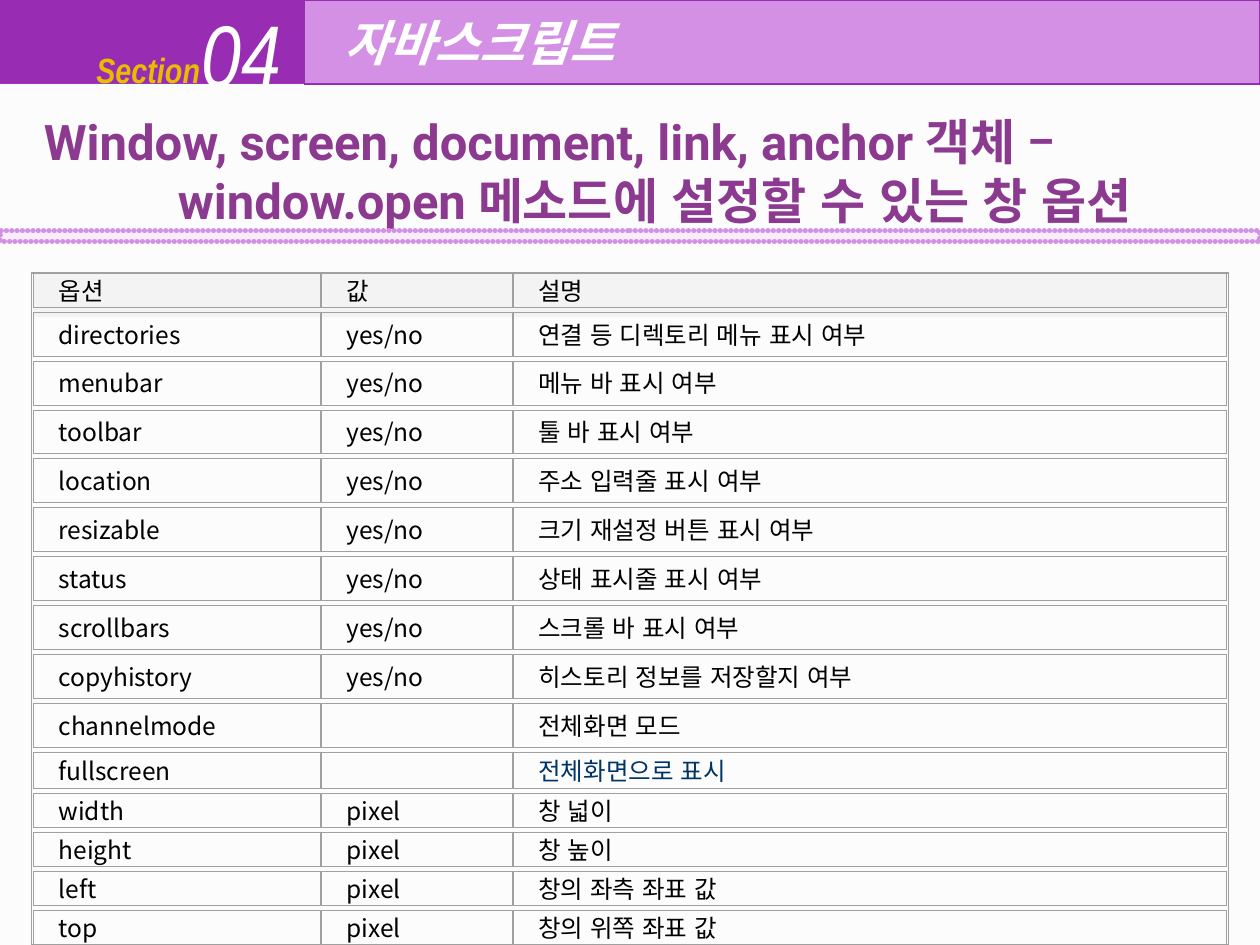
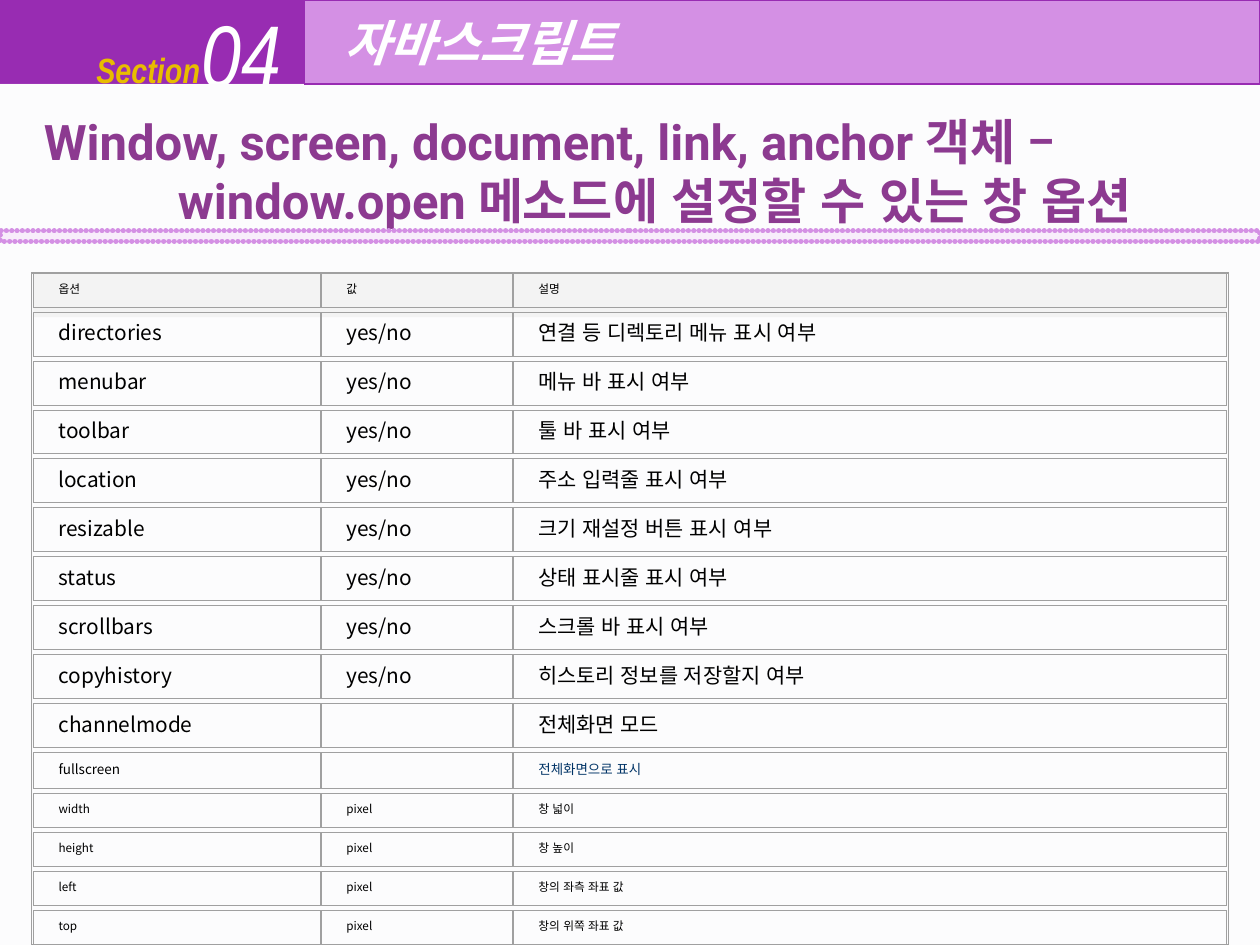
Before and after one commit to Jaehe-he/naver17study, a slide deck: slide 53 of 자료들/4부_javascript.ppt. Drawn at 1260x945 pixels with LibreOffice and Linux fonts; fonts in the diff are those of the drawing; background and template pictures are left out. Boxes give left, top, right and bottom in pixels: in the first picture for what was removed or moved away, otherwise in the second. Text is boxed around its words. In the diff, an @@ line names an element or a change of style, - is before the commit and + after.

```diff
--- a/자료들/4부_javascript.ppt
+++ b/자료들/4부_javascript.ppt
@@ size 14 to 11.9 pt; line spacing 1 to 0.9 in 26 elements at [59,323,163,341], [346,323,411,345], [538,322,816,342], [59,372,147,390], [346,372,411,394], [538,371,690,391], [59,421,130,439], [346,421,411,443], [538,420,670,440], [59,470,138,488], [346,470,411,492], [538,469,728,489], [59,519,145,537], [346,519,411,541], [538,518,772,538], [59,570,117,586], [346,568,411,590], [538,567,728,587], [59,617,154,635], [346,617,411,639], [538,616,709,636], [59,666,173,688], [346,666,411,688], [538,665,804,685], [59,715,193,733], [538,714,659,734] @@
@@ text "fullscreen" at [59,763,121,774]: size 14 to 7.7 pt; line spacing 1 to 0.8 @@
@@ text "전체화면으로 표시" at [538,763,641,775]: size 14 to 7.7 pt; line spacing 1 to 0.8 @@
@@ size 14 to 6.7 pt; line spacing 1 to 0.8 in 15 elements at [47,276,309,305], [334,276,500,305], [527,276,1213,305], [59,803,90,813], [346,803,372,816], [538,803,574,814], [59,842,94,855], [346,842,372,855], [538,842,574,853], [59,881,77,891], [346,881,372,894], [538,881,624,892], [59,922,78,933], [346,920,372,933], [538,920,624,931] @@
```
Also in this commit, not shown: 7 other slides changed.
